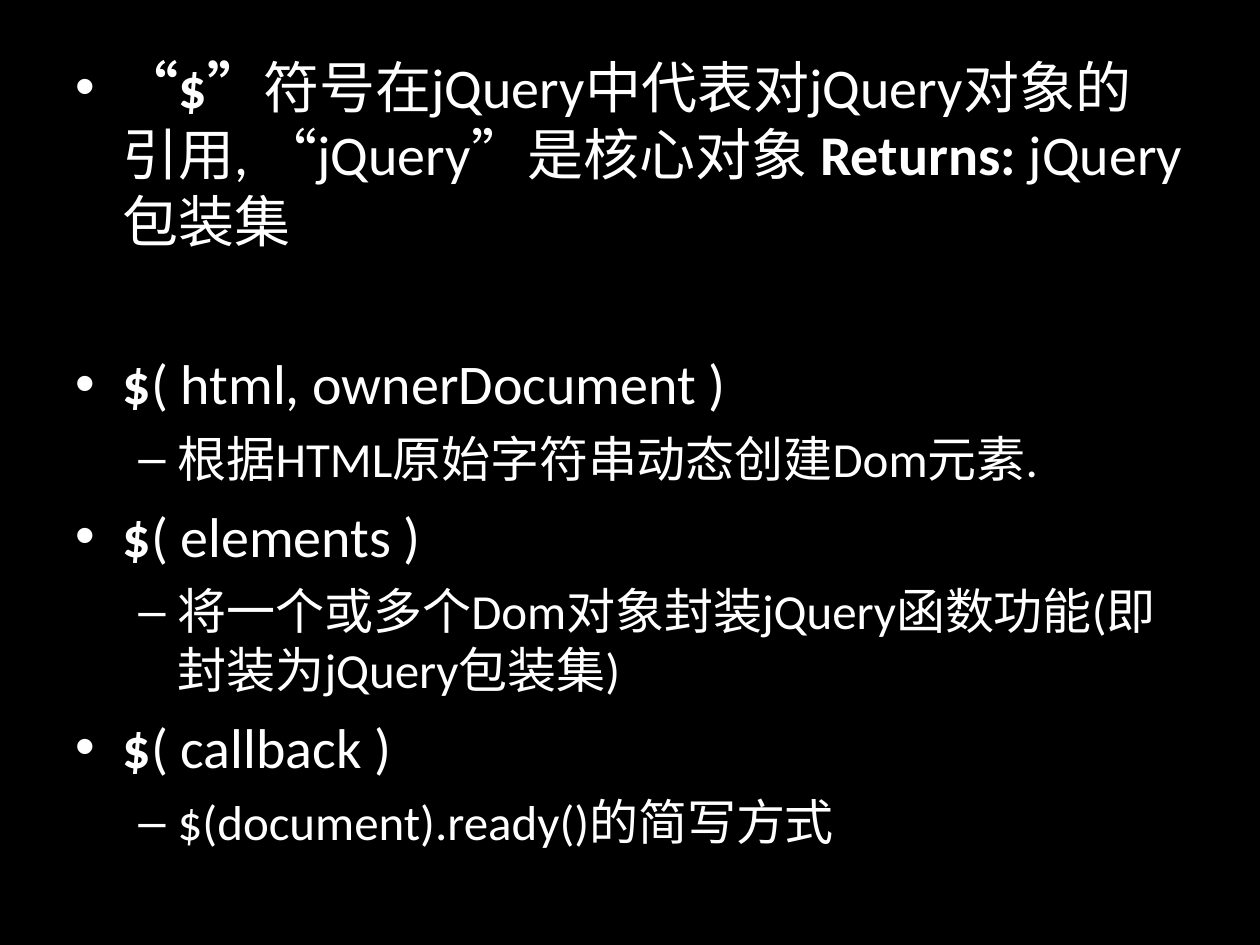
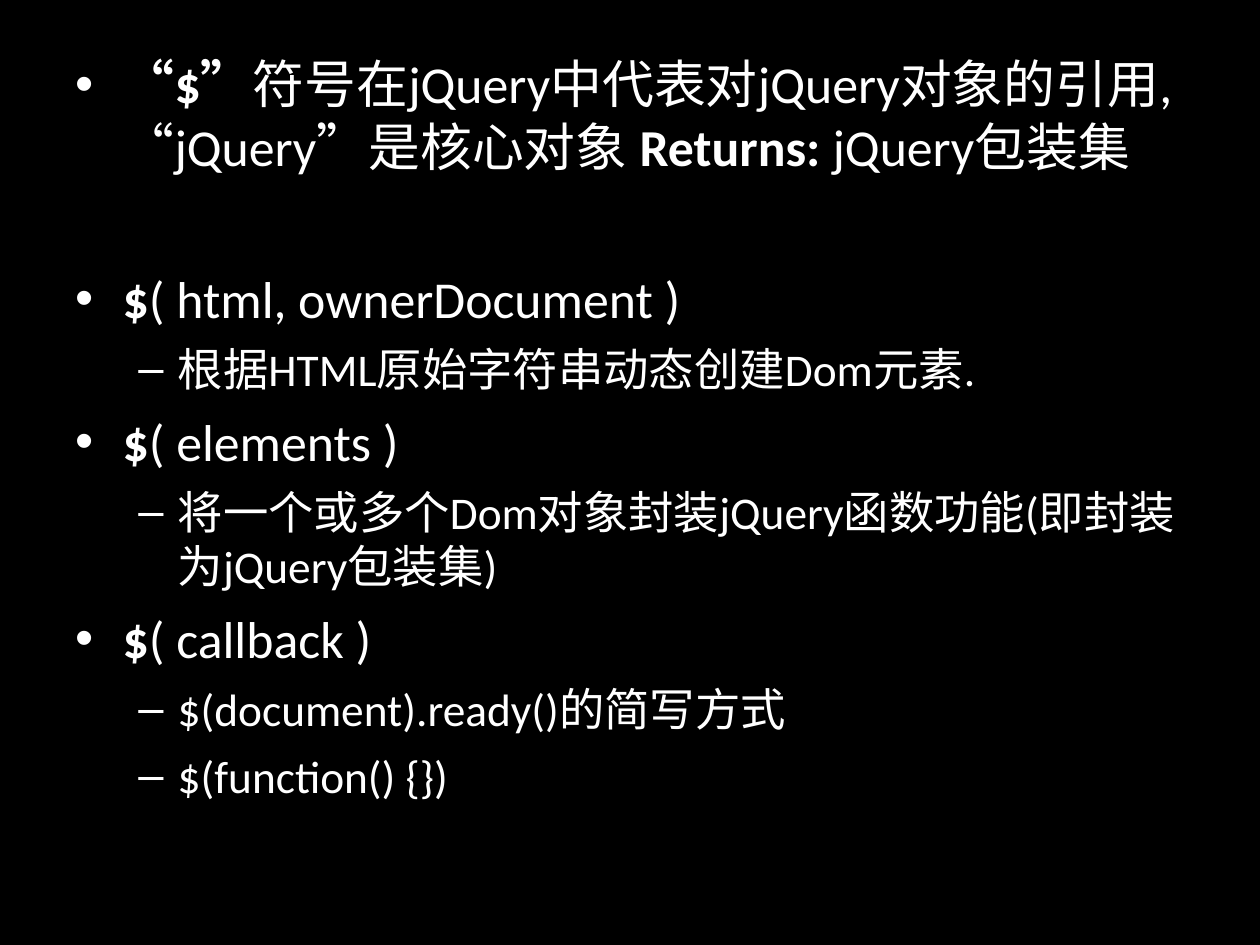
Before and after one commit to jianganglu/share-jquery-basic, a slide deck: slide 4 of jQuery基础应用.ppt (slide 6 before the commit). Drawn at 1260x945 pixels with LibreOffice and Linux fonts; fonts in the diff are those of the drawing. Boxes give left, top, right and bottom in pixels: in the first picture for what was removed or moved away, otherwise in the second. Text is boxed around its words. In the diff, an @@ line names an element or a change of style, - is before the commit and + after.

```diff
--- a/jQuery基础应用.ppt
+++ b/jQuery基础应用.ppt
@@ text at (x1=123, y1=58, x2=1175, y2=734): size 32 to 29.6 pt in "“$”符号在jQuery中代表对jQuery对象的引用, “jQuery”是核心对象 Returns: jQuery包装 ...", "$( html, ownerDocument )", "$( elements )", "$( callback )"; size 28 to 25.9 pt in "根据HTML原始字符串动态创建Dom元素.", "将一个或多个Dom对象封装jQuery函数功能(即封装为jQuery包装集)", "$(document).ready()的简写方式" @@
@@ text at (x1=178, y1=760, x2=396, y2=799): paragraph added @@
+  – $(function() {})
```
Also in this commit, not shown: 4 other slides changed, 1 slide added, 12 slides removed, 1 other file.
